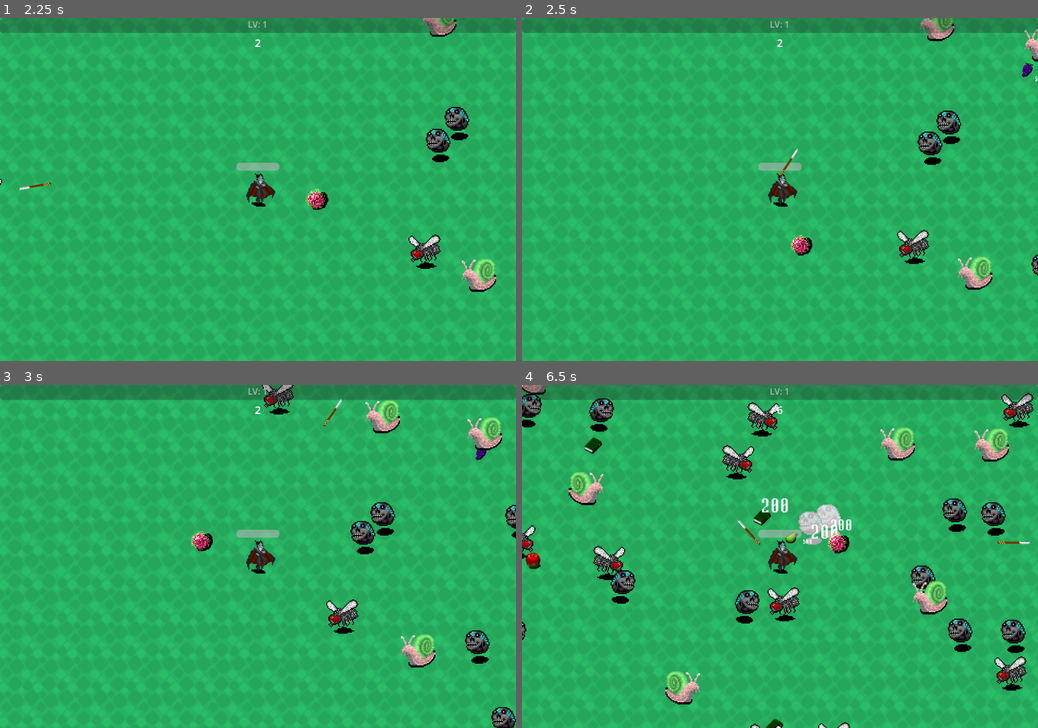
Above: before the commit, frames 1-4 (two rows, left to right).
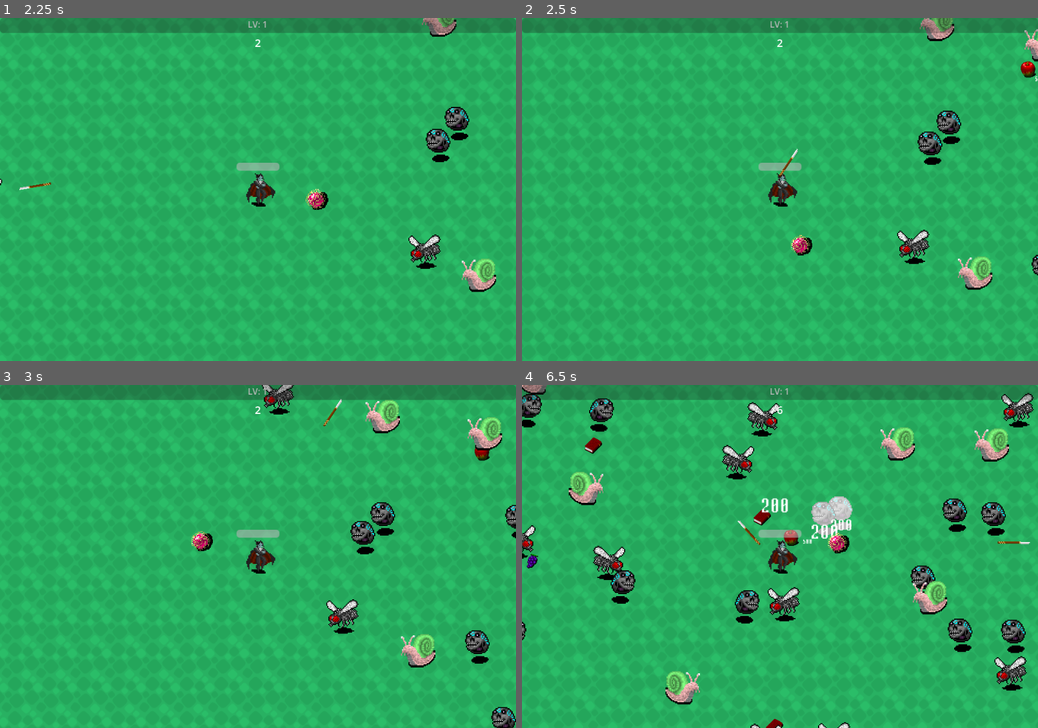
Above: after the commit, the same moments.

Repository: jplind/godot-survivors-prototype
Game: Godot game, scene res://Scenes/main.tscn
Same seed, same stepped clock (60 frames per second), same inputs: the game is played once before the commit and once after it.
Inputs (mouse positions are in pixels of both pictures, inside the frame that each line leads up to):
- Up to frame 1 (2.25 s): move the mouse to (371, 172) at 0.52 s; hold D (right) 0.53-1.28 s; move the mouse to (154, 206) at 1.27 s; hold S (down) 1.28-2.03 s; move the mouse to (309, 114) at 2.02 s; hold D (right) from 2.03 s (still down)
- Up to frame 2 (2.5 s): keep holding D (right)
- Up to frame 3 (3 s): move the mouse to (232, 625) at 2.77 s; release D (right) at 2.78 s; hold W (up) from 2.78 s (still down)
- Up to frame 4 (6.5 s): move the mouse to (934, 607) at 3.52 s; release W (up) at 3.53 s; hold A (left) 3.53-5.03 s; move the mouse to (625, 505) at 4.27 s; move the mouse to (805, 556) at 5.02 s; hold S (down) 5.03-5.78 s; move the mouse to (702, 470) at 5.77 s; hold D (right) from 5.78 s (still down)

Frame 1 is identical in both runs. In frame 2, 0.1% of the frame differs, in the area x 96-100%, y 12-18%; in frame 3, less than 0.1%; in frame 4, 1.1%, in the area x 0-65%, y 15-100%.

Commit message:
Added knockback, started attack refactoring

Diff:
--- a/project/Scripts/attack_object.gd
+++ b/project/Attack/attack.gd
@@ -1,3 +1,4 @@
+class_name Attack
 extends Node2D
 
 var damage: int = 500
--- a/project/Scenes/attack_object.tscn
+++ b/project/Attack/attack.tscn
@@ -1,19 +1,19 @@
 [gd_scene load_steps=4 format=3 uid="uid://c7okn5ros3fk6"]
 
-[ext_resource type="Script" path="res://Scripts/attack_object.gd" id="1_v30vh"]
-[ext_resource type="Texture2D" uid="uid://02pe1ees1s2j" path="res://Sprites/javelin0.png" id="2_d7asa"]
+[ext_resource type="Script" path="res://Attack/attack.gd" id="1_8qgih"]
+[ext_resource type="Texture2D" uid="uid://02pe1ees1s2j" path="res://Attack/javelin0.png" id="2_opq1o"]
 
 [sub_resource type="RectangleShape2D" id="RectangleShape2D_gj8kv"]
 size = Vector2(4, 58)
 
-[node name="AttackObject" type="Node2D"]
-z_index = 100
-script = ExtResource("1_v30vh")
+[node name="Attack" type="Node2D"]
+z_index = 1000
+script = ExtResource("1_8qgih")
 
 [node name="Sprite2D" type="Sprite2D" parent="."]
 texture_filter = 1
 scale = Vector2(2, 2)
-texture = ExtResource("2_d7asa")
+texture = ExtResource("2_opq1o")
 
 [node name="HitBox" type="Area2D" parent="."]
 unique_name_in_owner = true
--- a/project/Scenes/attack_launcher.tscn
+++ b/project/Attack/attack_launcher.tscn
@@ -1,11 +1,11 @@
 [gd_scene load_steps=3 format=3 uid="uid://8vwoyuirtr0i"]
 
-[ext_resource type="Script" path="res://Scripts/attack_launcher.gd" id="1_bn5wm"]
-[ext_resource type="PackedScene" uid="uid://c7okn5ros3fk6" path="res://Scenes/attack_object.tscn" id="2_m5bs7"]
+[ext_resource type="Script" path="res://Attack/attack_launcher.gd" id="1_l8rtr"]
+[ext_resource type="PackedScene" uid="uid://c7okn5ros3fk6" path="res://Attack/attack.tscn" id="2_3q1pi"]
 
 [node name="AttackLauncher" type="Node2D"]
-script = ExtResource("1_bn5wm")
-attack_object_scene = ExtResource("2_m5bs7")
+script = ExtResource("1_l8rtr")
+attack_object_scene = ExtResource("2_3q1pi")
 
 [node name="LaunchedObjects" type="Node2D" parent="."]
 unique_name_in_owner = true
--- a/project/Scenes/temp_orb_weapon.tscn
+++ b/project/Attack/temp_orb_weapon.tscn
@@ -1,8 +1,8 @@
 [gd_scene load_steps=6 format=3 uid="uid://u30xn8gtf0u5"]
 
-[ext_resource type="Script" path="res://Scenes/temp_orb_weapon.gd" id="1_4umip"]
-[ext_resource type="Texture2D" uid="uid://botyapkkcxmps" path="res://Sprites/misc_orb.png" id="1_lyu4r"]
-[ext_resource type="Texture2D" uid="uid://dqoqxwp3l4ter" path="res://Sprites/misc_orb2.png" id="2_eu6u6"]
+[ext_resource type="Script" path="res://Attack/temp_orb_weapon.gd" id="1_7yur2"]
+[ext_resource type="Texture2D" uid="uid://botyapkkcxmps" path="res://Attack/misc_orb.png" id="2_jmfr0"]
+[ext_resource type="Texture2D" uid="uid://dqoqxwp3l4ter" path="res://Attack/misc_orb2.png" id="3_t8w13"]
 
 [sub_resource type="CircleShape2D" id="CircleShape2D_elssh"]
 radius = 11.0
@@ -11,10 +11,10 @@
 animations = [{
 "frames": [{
 "duration": 1.0,
-"texture": ExtResource("1_lyu4r")
+"texture": ExtResource("2_jmfr0")
 }, {
 "duration": 1.0,
-"texture": ExtResource("2_eu6u6")
+"texture": ExtResource("3_t8w13")
 }],
 "loop": true,
 "name": &"default",
@@ -23,7 +23,7 @@
 
 [node name="TempOrbWeapon" type="Node2D"]
 z_index = 1000
-script = ExtResource("1_4umip")
+script = ExtResource("1_7yur2")
 
 [node name="MovingOrb" type="Node2D" parent="."]
 scale = Vector2(1.5, 1.5)
--- a/project/Collectable/Book/book.tres
+++ b/project/Collectable/Book/book.tres
@@ -8,6 +8,6 @@
 [resource]
 script = ExtResource("1_4vxgb")
 type = "book"
-weights = Array[int]([0, 0, 0, 0, 0, 0, 1, 1, 1, 2])
+weights = Array[int]([2, 1, 1, 0, 0, 0, 0, 0, 0, 0, 0, 0, 0, 0, 0, 0, 0, 0, 0, 0])
 textures = Array[Texture]([ExtResource("2_4d3x0"), ExtResource("3_63uaq"), ExtResource("4_j8ba6")])
-values = Array[int]([10, 25, 50])
+values = Array[int]([5, 20, 50])
--- a/project/Collectable/Fruit/fruit.tres
+++ b/project/Collectable/Fruit/fruit.tres
@@ -8,6 +8,6 @@
 [resource]
 script = ExtResource("1_ohkbg")
 type = "fruit"
-weights = Array[int]([0, 0, 0, 0, 0, 0, 1, 1, 1, 2])
+weights = Array[int]([2, 1, 1, 0, 0, 0, 0, 0, 0, 0, 0, 0, 0, 0, 0, 0, 0, 0, 0, 0])
 textures = Array[Texture]([ExtResource("2_mbome"), ExtResource("3_mb5ln"), ExtResource("4_okaik")])
-values = Array[int]([10, 25, 50])
+values = Array[int]([5, 20, 50])
--- a/project/Collectable/collectable.gd
+++ b/project/Collectable/collectable.gd
@@ -10,8 +10,10 @@
 var value : int
 var type
 @onready var sprite = %Sprite2D
+@onready var pickup = %Pickup
 
 func _ready():
+	pickup.owner = self
 	type = collectable_data.type
 	var rarity = collectable_data.weights.pick_random()
 	value = collectable_data.values[rarity]
@@ -25,10 +27,6 @@
 			Events.fruit_picked.emit(value)
 	queue_free()
 
-func _on_pull_area_entered(area):
-	pulled = true
-	player = area
-
 func _process(delta):
 	if not pulled:
 		return
--- a/project/Collectable/collectable.tscn
+++ b/project/Collectable/collectable.tscn
@@ -1,12 +1,9 @@
-[gd_scene load_steps=5 format=3 uid="uid://1joo3v0hb4ew"]
+[gd_scene load_steps=4 format=3 uid="uid://1joo3v0hb4ew"]
 
 [ext_resource type="Script" path="res://Collectable/collectable.gd" id="1_6w5ba"]
 [ext_resource type="Texture2D" uid="uid://bchuawtawigny" path="res://Collectable/Fruit/apple.png" id="2_me2lf"]
 
 [sub_resource type="CircleShape2D" id="CircleShape2D_u7re6"]
-
-[sub_resource type="CircleShape2D" id="CircleShape2D_2sgpr"]
-radius = 80.0
 
 [node name="Collectable" type="Node2D"]
 z_index = -100
@@ -18,16 +15,10 @@
 texture = ExtResource("2_me2lf")
 
 [node name="Pickup" type="Area2D" parent="."]
+unique_name_in_owner = true
 collision_layer = 8
 
 [node name="CollisionShape2D" type="CollisionShape2D" parent="Pickup"]
 shape = SubResource("CircleShape2D_u7re6")
 
-[node name="Pull" type="Area2D" parent="."]
-collision_layer = 0
-
-[node name="CollisionShape2D" type="CollisionShape2D" parent="Pull"]
-shape = SubResource("CircleShape2D_2sgpr")
-
 [connection signal="area_entered" from="Pickup" to="." method="_on_pickup_area_entered"]
-[connection signal="area_entered" from="Pull" to="." method="_on_pull_area_entered"]
--- a/project/Enemy/enemy.gd
+++ b/project/Enemy/enemy.gd
@@ -49,6 +49,7 @@
 	stunned = true
 	stun_timer.start()
 	hit_flash_effect()
+	apply_knockback()
 
 func _on_stun_timer_timeout():
 	stunned = false
@@ -59,3 +60,9 @@
 	tween.tween_property(sprite, "material:shader_parameter/flash_opacity", 0, 0.5)
 	tween.set_trans(Tween.TRANS_SINE)
 	tween.play()
+
+func apply_knockback():
+	var direction = -position.direction_to(player.position)
+	var tween = create_tween()
+	tween.tween_property(self, "position", position + direction * 30, 0.15)
+	tween.play()
--- a/project/Scenes/battle.tscn
+++ b/project/Scenes/battle.tscn
@@ -2,7 +2,7 @@
 
 [ext_resource type="Script" path="res://Scripts/battle.gd" id="1_15oof"]
 [ext_resource type="PackedScene" uid="uid://cke288rhj6ajb" path="res://Scenes/player.tscn" id="1_o0y0b"]
-[ext_resource type="PackedScene" uid="uid://8vwoyuirtr0i" path="res://Scenes/attack_launcher.tscn" id="2_q86cv"]
+[ext_resource type="PackedScene" uid="uid://8vwoyuirtr0i" path="res://Attack/attack_launcher.tscn" id="2_q86cv"]
 [ext_resource type="Script" path="res://Enemy/enemy_spawner.gd" id="3_vu7ch"]
 [ext_resource type="Texture2D" uid="uid://cgar40hoqirb3" path="res://Sprites/ground_05.png" id="4_85uua"]
 [ext_resource type="PackedScene" uid="uid://bvf5jwhieeswa" path="res://Enemy/Skull/enemy_skull.tscn" id="4_vx8dx"]
@@ -12,7 +12,7 @@
 [ext_resource type="Theme" uid="uid://cgcqsv5lajjoe" path="res://Themes/button_theme.tres" id="7_yqa01"]
 [ext_resource type="Script" path="res://Scripts/damag_number_generator.gd" id="8_j53hx"]
 [ext_resource type="PackedScene" uid="uid://b0rwu8wjsft0r" path="res://Scenes/damage_number.tscn" id="9_c4h2d"]
-[ext_resource type="Script" path="res://Scenes/level_up_card.gd" id="10_4lvul"]
+[ext_resource type="Script" path="res://Scripts/level_up_card.gd" id="10_4lvul"]
 [ext_resource type="Script" path="res://Scripts/collectable_spawner.gd" id="10_hl0bs"]
 [ext_resource type="Script" path="res://Scripts/experience_counter.gd" id="12_rw78r"]
 [ext_resource type="PackedScene" uid="uid://bne0tt77bveng" path="res://Collectable/Book/collectable_experience.tscn" id="15_15fmu"]
--- a/project/Scenes/player.tscn
+++ b/project/Scenes/player.tscn
@@ -1,8 +1,8 @@
-[gd_scene load_steps=6 format=3 uid="uid://cke288rhj6ajb"]
+[gd_scene load_steps=7 format=3 uid="uid://cke288rhj6ajb"]
 
 [ext_resource type="Script" path="res://Scripts/player.gd" id="1_ysopc"]
 [ext_resource type="Texture2D" uid="uid://dj5yvob2m28q8" path="res://Sprites/vampire.png" id="2_5kexh"]
-[ext_resource type="PackedScene" uid="uid://u30xn8gtf0u5" path="res://Scenes/temp_orb_weapon.tscn" id="3_wv23j"]
+[ext_resource type="PackedScene" uid="uid://u30xn8gtf0u5" path="res://Attack/temp_orb_weapon.tscn" id="3_klbta"]
 
 [sub_resource type="CapsuleShape2D" id="CapsuleShape2D_f1g3n"]
 radius = 8.0
@@ -13,6 +13,9 @@
 polygons = Array[PackedInt32Array]([PackedInt32Array(0, 1, 2, 3)])
 outlines = Array[PackedVector2Array]([PackedVector2Array(-960, -640, 960, -640, 960, 640, -960, 640)])
 source_geometry_group_name = &"navigation_polygon_source_group"
+
+[sub_resource type="CircleShape2D" id="CircleShape2D_8d1ul"]
+radius = 90.0
 
 [node name="Player" type="CharacterBody2D"]
 collision_mask = 0
@@ -58,6 +61,14 @@
 wait_time = 0.25
 one_shot = true
 
-[node name="TempOrbWeapon" parent="." instance=ExtResource("3_wv23j")]
+[node name="TempOrbWeapon" parent="." instance=ExtResource("3_klbta")]
+
+[node name="CollectablePull" type="Area2D" parent="."]
+collision_layer = 0
+collision_mask = 8
+
+[node name="CollisionShape2D" type="CollisionShape2D" parent="CollectablePull"]
+shape = SubResource("CircleShape2D_8d1ul")
 
 [connection signal="area_entered" from="HurtBox" to="." method="_on_hurt_box_area_entered"]
+[connection signal="area_entered" from="CollectablePull" to="." method="_on_collectable_pull_area_entered"]
--- a/project/Scripts/experience_counter.gd
+++ b/project/Scripts/experience_counter.gd
@@ -1,10 +1,12 @@
 extends Node
 
-var experience : int = 0
-var level : int = 1
-var experience_to_next_level : int = 200
-
-@onready var experience_bar = %ExperienceBar
+var experience : int
+var level : int
+var to_next_level : int
+const START_EXPERIENCE : int = 0
+const START_LEVEL : int = 1
+const START_TO_NEXT_LEVEL = 100
+@onready var experience_bar : ProgressBar = %ExperienceBar
 @onready var level_label = %LevelLabel
 
 func _ready():
@@ -16,13 +18,16 @@
 
 func add_experience(value : int):
 	experience += value
-	if experience >= experience_to_next_level:
+	if experience >= to_next_level:
 		level_up()
 	experience_bar.value = experience
 
 func level_up():
 	level += 1
-	experience -= experience_to_next_level
+	experience -= to_next_level
+	to_next_level = level * 100
+	experience_bar.max_value = to_next_level
+	experience_bar.value = experience
 	level_label.text = "LV: " + str(level)
 	Events.level_gained.emit()
 
@@ -30,7 +35,9 @@
 	reset_experience()
 
 func reset_experience():
-	experience = 0
-	level = 1
+	experience = START_EXPERIENCE
+	level = START_LEVEL
+	to_next_level = START_TO_NEXT_LEVEL
 	experience_bar.value = experience
+	experience_bar.max_value = to_next_level
 	level_label.text = "LV: " + str(level)
--- a/project/Scripts/player.gd
+++ b/project/Scripts/player.gd
@@ -60,3 +60,7 @@
 func on_fruit_picked(value):
 	health = min(health + value, MAX_HEALTH)
 	update_health_bar()
+
+func _on_collectable_pull_area_entered(area):
+	area.owner.pulled = true
+	area.owner.player = self
Renamed: project/Scripts/attack_launcher.gd -> project/Attack/attack_launcher.gd
Renamed: project/Sprites/javelin0.png -> project/Attack/javelin0.png
Not shown, changed: project/Attack/javelin0.png.import
Renamed: project/Sprites/misc_orb.png -> project/Attack/misc_orb.png
Not shown, changed: project/Attack/misc_orb.png.import
Renamed: project/Sprites/misc_orb2.png -> project/Attack/misc_orb2.png
Not shown, changed: project/Attack/misc_orb2.png.import
Renamed: project/Scenes/temp_orb_weapon.gd -> project/Attack/temp_orb_weapon.gd
Renamed: project/Scenes/level_up_card.gd -> project/Scripts/level_up_card.gd
